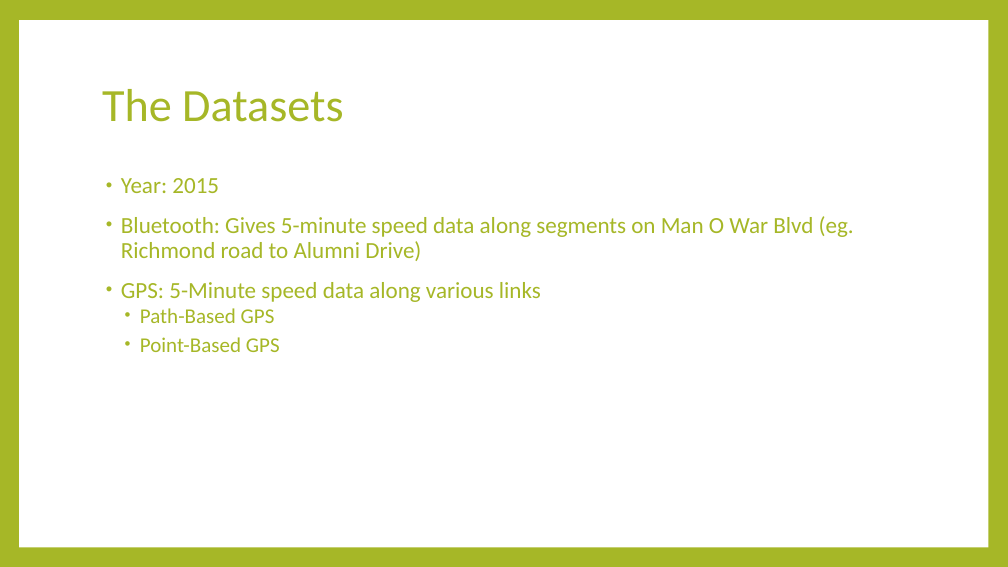
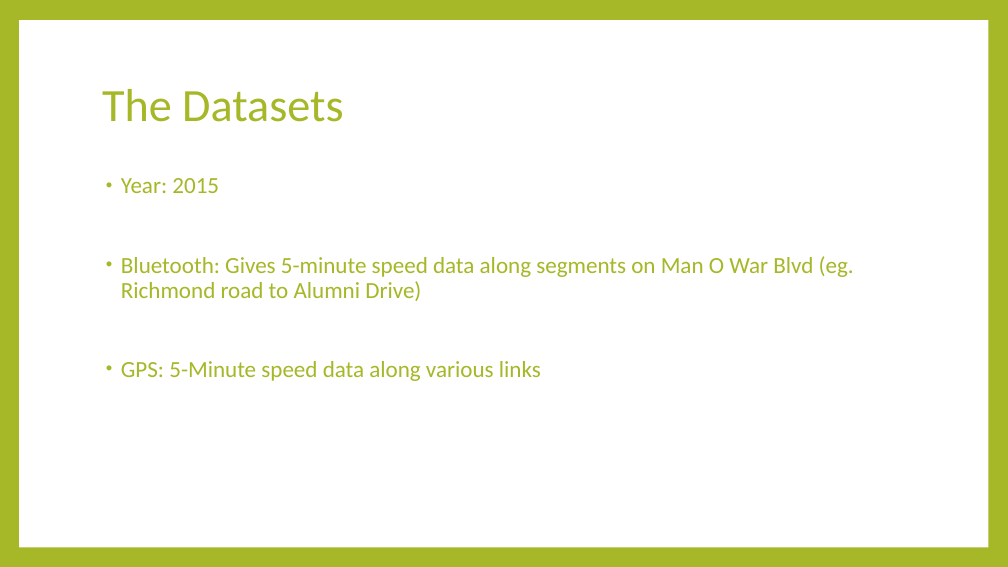
Before and after one commit to jdbr223/ce599-s17, a slide deck: slide 4 of CE599_JB_Project/A Comparative Study of GPS and Bluetooth Speed Data ALong Man O War Boulevard.pptx (slide 5 before the commit). Drawn at 1008x567 pixels with LibreOffice and Linux fonts; fonts in the diff are those of the drawing. Boxes give left, top, right and bottom in pixels: in the first picture for what was removed or moved away, otherwise in the second. Text is boxed around its words. In the diff, an @@ line names an element or a change of style, - is before the commit and + after.

```diff
--- a/CE599_JB_Project/A Comparative Study of GPS and Bluetooth Speed Data ALong Man O War Boulevard.pptx
+++ b/CE599_JB_Project/A Comparative Study of GPS and Bluetooth Speed Data ALong Man O War Boulevard.pptx
@@ text at bbox=[140, 308, 280, 352]: paragraphs removed @@
-  • Path-Based GPS
-  • Point-Based GPS
```
Also in this commit, not shown: 9 other slides changed, 2 slides added, 1 slide removed.
